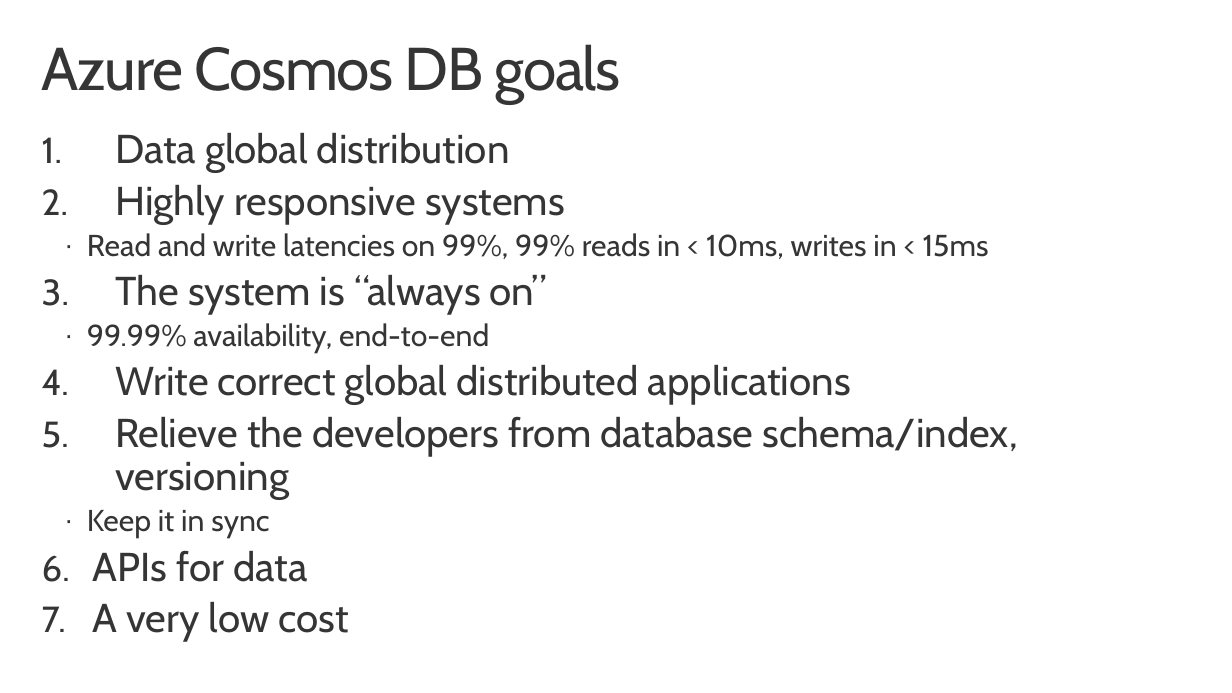
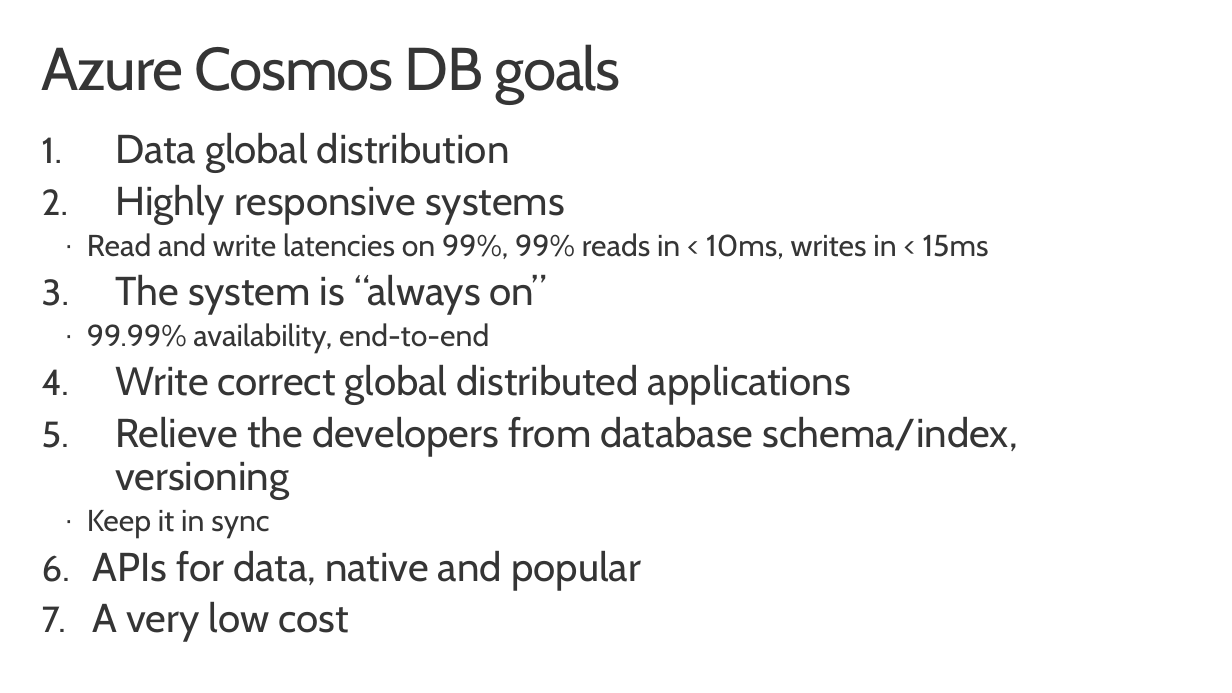
Before and after one commit to Ratomir/MSNETWORK-18, a slide deck: slide 11 of Azure Cosmos DB - Ratomir Vukadin.pptx. Drawn at 1232x693 pixels with LibreOffice and Linux fonts; fonts in the diff are those of the drawing; background and template pictures are left out. Boxes give left, top, right and bottom in pixels: in the first picture for what was removed or moved away, otherwise in the second. Text is boxed around its words. In the diff, an @@ line names an element or a change of style, - is before the commit and + after.

Commit message:
update ppt

```diff
--- a/Azure Cosmos DB - Ratomir Vukadin.pptx
+++ b/Azure Cosmos DB - Ratomir Vukadin.pptx
@@ text at box(93, 550, 641, 590): text changed @@
-6. APIs for data
+6. APIs for data, native and popular
```
Also in this commit, not shown: 1 slide added.
